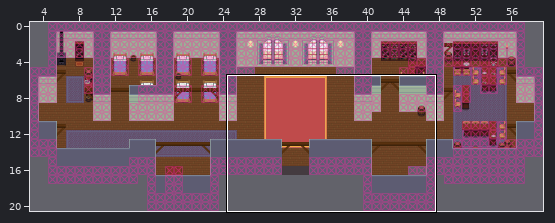
One commit to this Tiled map: maps/casern_north.tmx. The first picture is a wide view before the edit; the outline marks the close-up.
Close-up. Before the commit:
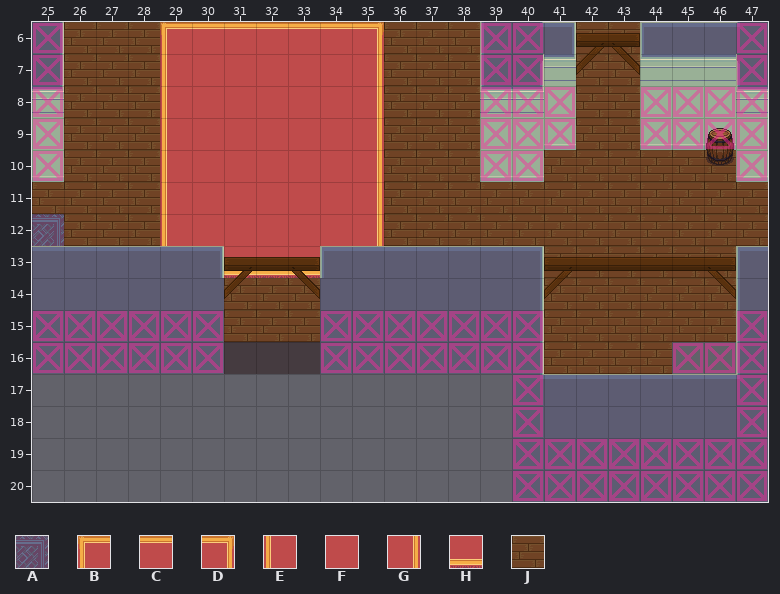
Cells are 32x32 px. Shown: x 25..47, y 6..20. The commit also changed other parts of the map, which this record leaves out. Not drawn, because the pictures are missing: unchanged layer "Stairs".
Key: from "castlefloors": A 13, B 61, C 62, D 63, E 71, F 72, G 73, H 82; from "inside": J 40.
_ is an empty cell.
Layers that did not change in this view are not listed.
Layer "Ground" before, first column x 25:
 6 _JJJBCCCCCDJJJ___JJ____
 7 _JJJEFFFFFGJJJ___JJ____
 8 _JJJEFFFFFGJJJ___JJ____
 9 _JJJEFFFFFGJJJ___JJ____
10 _JJJEFFFFFGJJJ__JJJJJJ_
11 JJJJEFFFFFGJJJJJJJJJJJJ
12 AJJJEFFFFFGJJJJJJJJJJJJ
13 ______HHH_______JJJJJJ_
14 ______JJJ_______JJJJJJ_
15 ______JJJ_______JJJJJJ_
16 ________________JJJJ___
17 _______________________
18 _______________________
19 _______________________
20 _______________________
After:
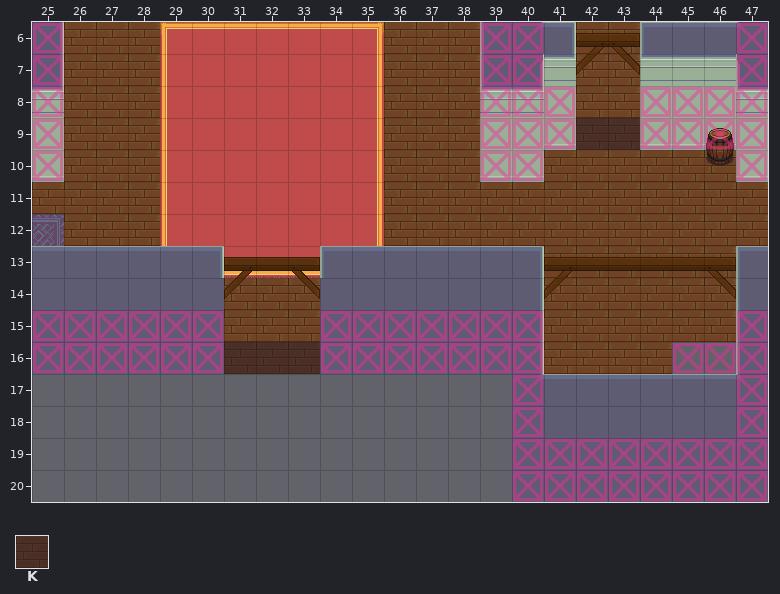
Further tiles: from "castlewalls": K 169.
See-through tiles are keyed as they look on the map.
Changes in this commit:
{"where": "layer \"Ground\""}
{"y":16,"x":31,"old":"___","new":"JJJ"}
{"where": "layer \"Decor\""}
{"y":9,"x":42,"old":"__","new":"KK"}
